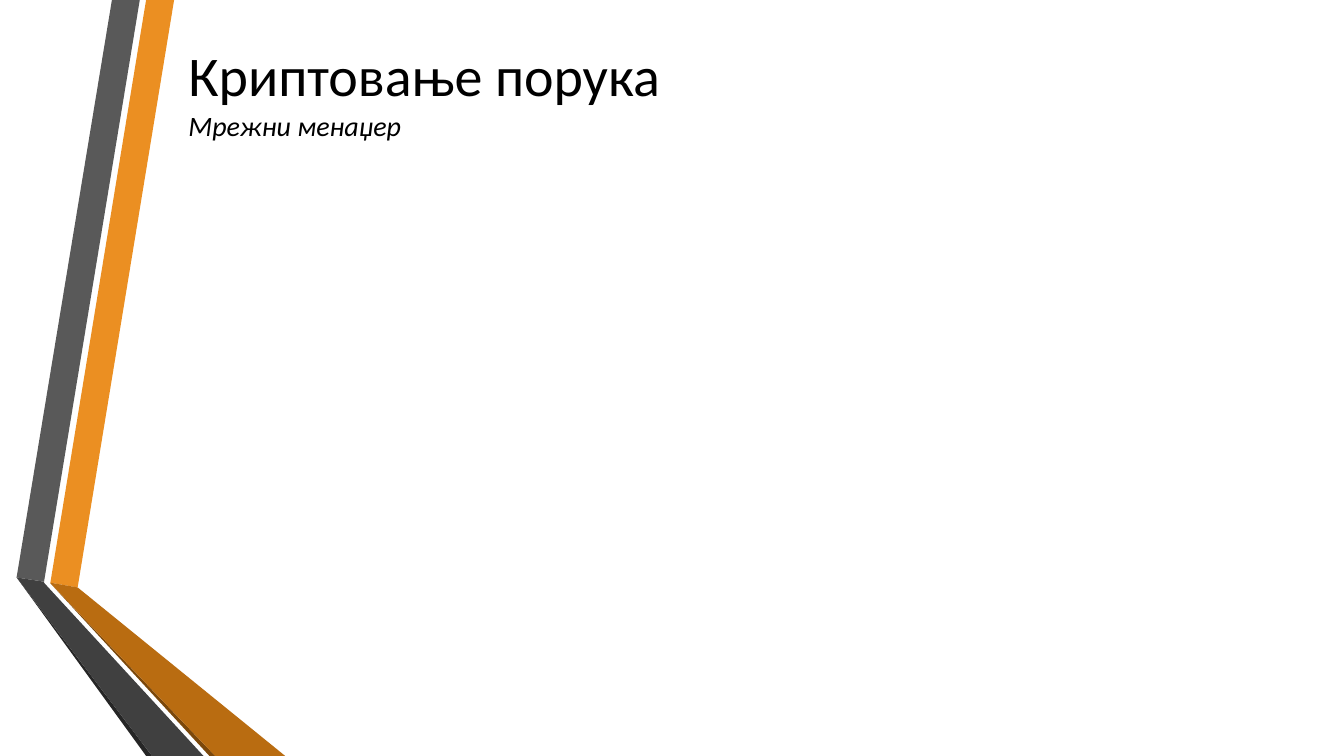
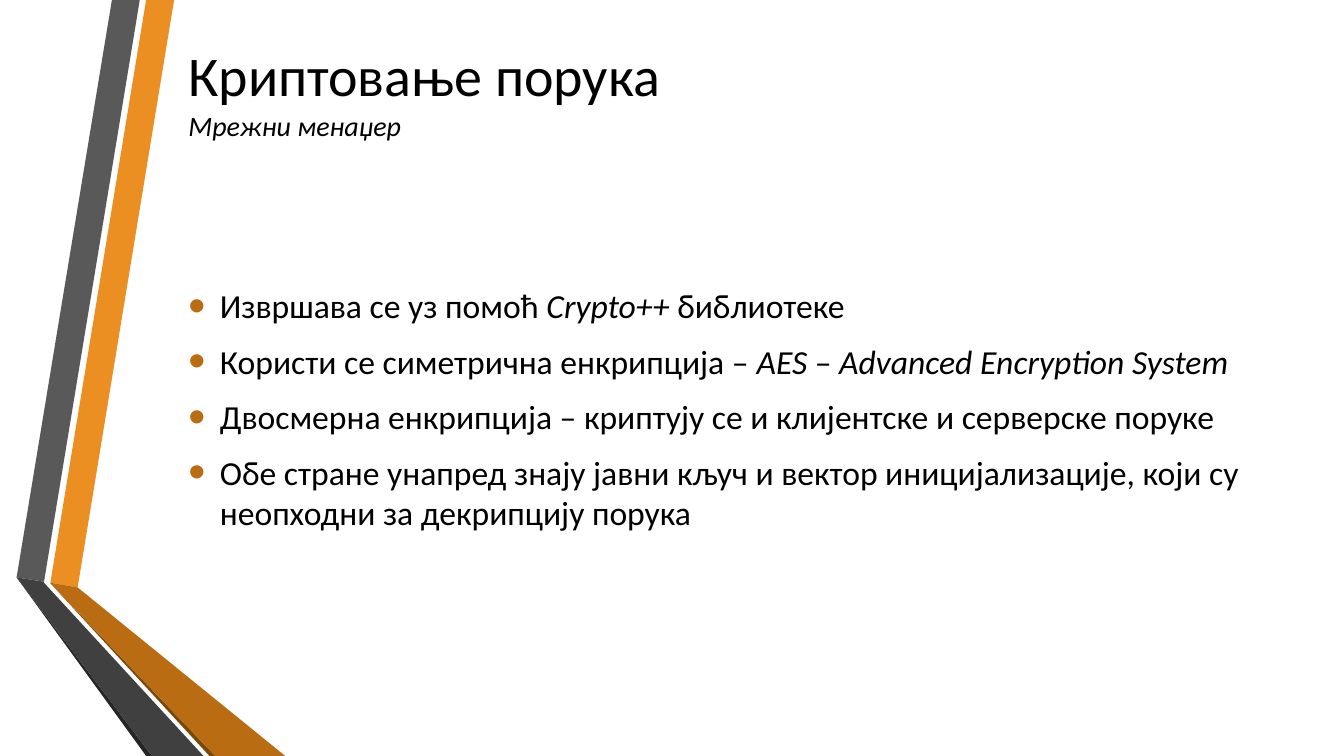
Before and after one commit to jovanSlavujevic96/MSc_RtspStreaming_Cpp, a slide deck: slide 22 of doc/prezentacija_master_e1-12_2020.pptx. Drawn at 1344x756 pixels with LibreOffice and Linux fonts; fonts in the diff are those of the drawing; background and template pictures are left out. Boxes give left, top, right and bottom in pixels: in the first picture for what was removed or moved away, otherwise in the second. Text is boxed around its words. In the diff, an @@ line names an element or a change of style, - is before the commit and + after.

```diff
--- a/doc/prezentacija_master_e1-12_2020.pptx
+++ b/doc/prezentacija_master_e1-12_2020.pptx
@@ text added at (x1=220, y1=294, x2=1238, y2=531), 24 pt, text #000000 @@
+• Извршава се уз помоћ Crypto++ библиотеке
+• Користи се симетрична енкрипција – AES – Advanced Encryption System
+• Двосмерна енкрипција – криптују се и клијентске и серверске поруке
+• Обе стране унапред знају јавни кључ и вектор иницијализације, који су неопходни за декрипцију порука
```
Also in this commit, not shown: 5 other slides changed, 1 slide added, 1 slide removed.
